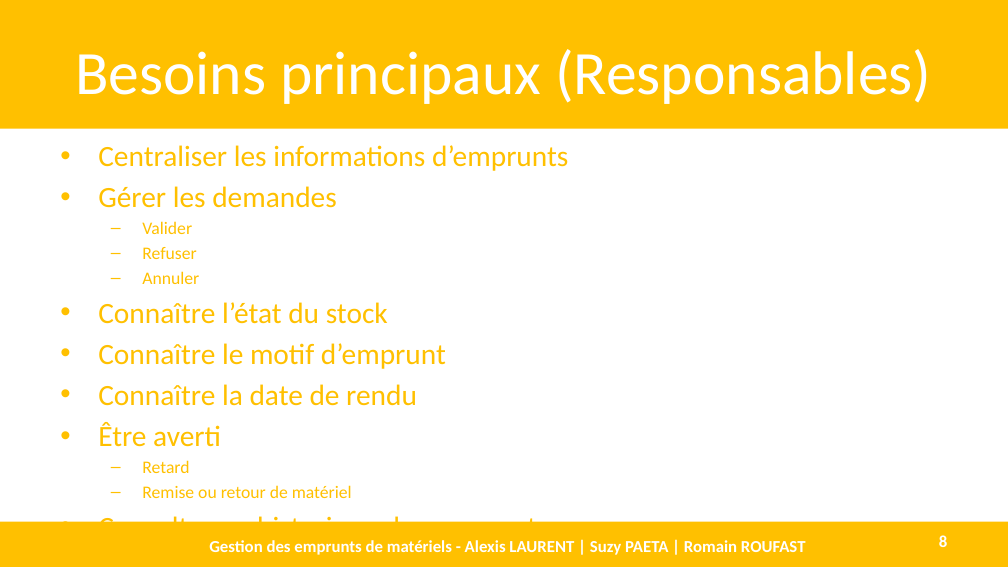
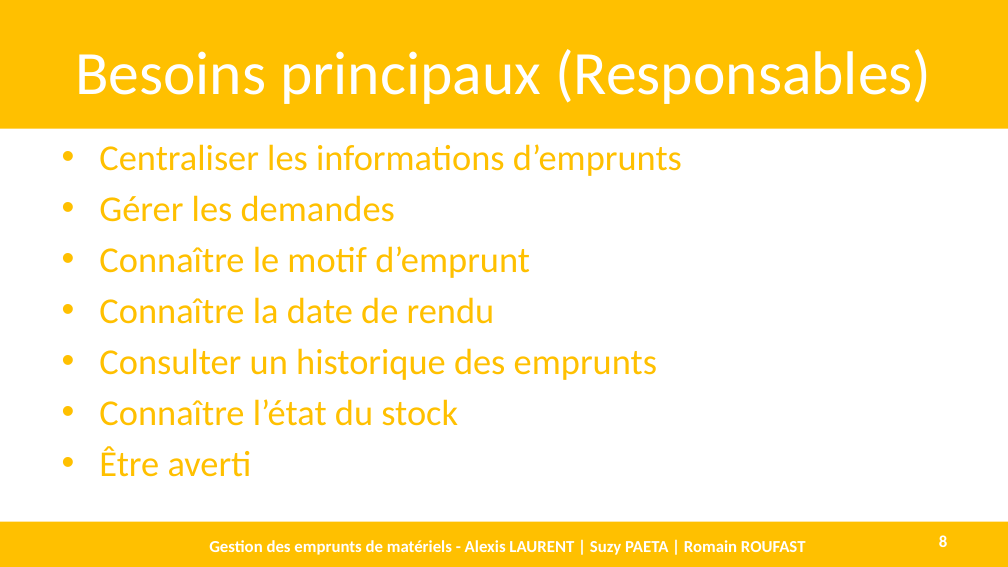
Before and after one commit to AlexisLaurent/Gestion_des_Emprunts, a slide deck: slide 8 of Livrables/D1.3 - DEF.pptx. Drawn at 1008x567 pixels with LibreOffice and Linux fonts; fonts in the diff are those of the drawing. Boxes give left, top, right and bottom in pixels: in the first picture for what was removed or moved away, otherwise in the second. Text is boxed around its words. In the diff, an @@ line names an element or a change of style, - is before the commit and + after.

```diff
--- a/Livrables/D1.3 - DEF.pptx
+++ b/Livrables/D1.3 - DEF.pptx
@@ text at (x1=99, y1=144, x2=682, y2=477): size 21 to 26 pt in "Centraliser les informations d’emprunts", "Gérer les demandes", "Connaître le motif d’emprunt", "Connaître la date de rendu" and 1 more places; more space between paragraphs @@
@@ text at (x1=98, y1=221, x2=388, y2=324): paragraphs removed @@
-  – Valider
-  – Refuser
-  – Annuler
-• Connaître l’état du stock
@@ text at (x1=99, y1=348, x2=657, y2=426): paragraphs added @@
+• Consulter un historique des emprunts
+• Connaître l’état du stock
@@ text at (x1=98, y1=460, x2=549, y2=544): paragraphs removed @@
-  – Retard
-  – Remise ou retour de matériel
-• Consulter un historique des emprunts
```
Also in this commit, not shown: 15 other slides changed, 3 slides removed.
